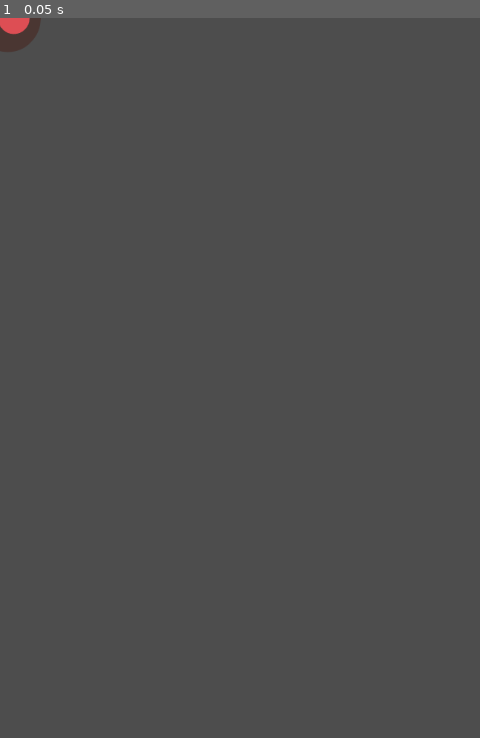
Above: before the commit, frame 1.
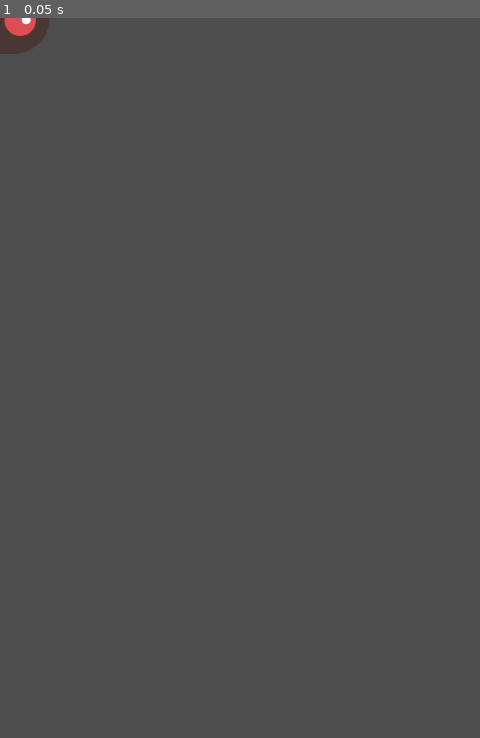
Above: after the commit, the same moment.

Repository: BenjaminLawrence/First2DGameGDScript
Game: Godot game, scene res://mob.tscn
Same seed, same stepped clock (60 frames per second), same inputs: the game is played once before the commit and once after it. The project has no main scene, so this scene is started directly.
Inputs:
- Up to frame 1 (0.05 s): no input

The runs differ from the first frame. In frame 1, 0.2% of the frame differs, in the area x 0-11%, y 0-5%.

Commit message:
Added collision shape

Diff:
--- a/mob.tscn
+++ b/mob.tscn
@@ -43,6 +43,10 @@
 "speed": 3.0
 }]
 
+[sub_resource type="CapsuleShape2D" id="CapsuleShape2D_rpk44"]
+radius = 36.0
+height = 98.0
+
 [node name="Mob" type="RigidBody2D"]
 collision_mask = 0
 gravity_scale = 0.0
@@ -51,9 +55,11 @@
 [node name="AnimatedSprite2D" type="AnimatedSprite2D" parent="."]
 scale = Vector2(0.75, 0.75)
 sprite_frames = SubResource("SpriteFrames_2vn7e")
-animation = &"fly"
-frame_progress = 0.709928
+animation = &"swim"
+frame_progress = 0.62611
 
 [node name="CollisionShape2D" type="CollisionShape2D" parent="."]
+rotation = 1.5708
+shape = SubResource("CapsuleShape2D_rpk44")
 
 [node name="VisibleOnScreenNotifier2D" type="VisibleOnScreenNotifier2D" parent="."]
Not shown: 1 places in mob.tscn that only renumber resources
